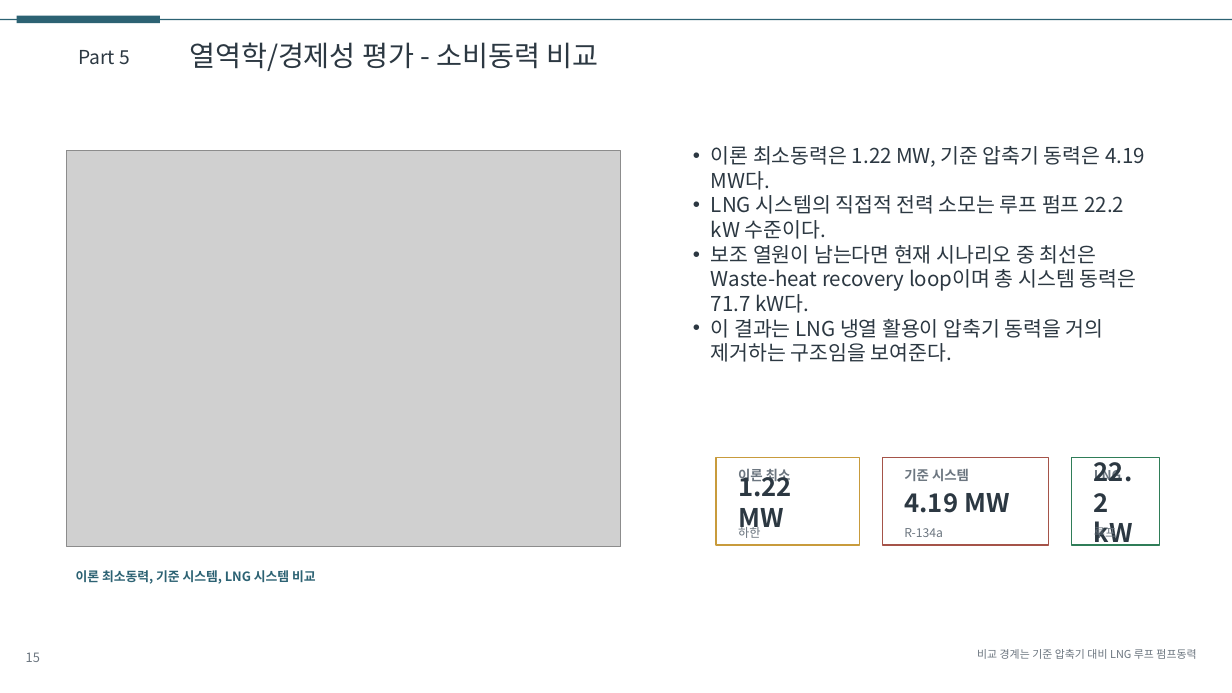
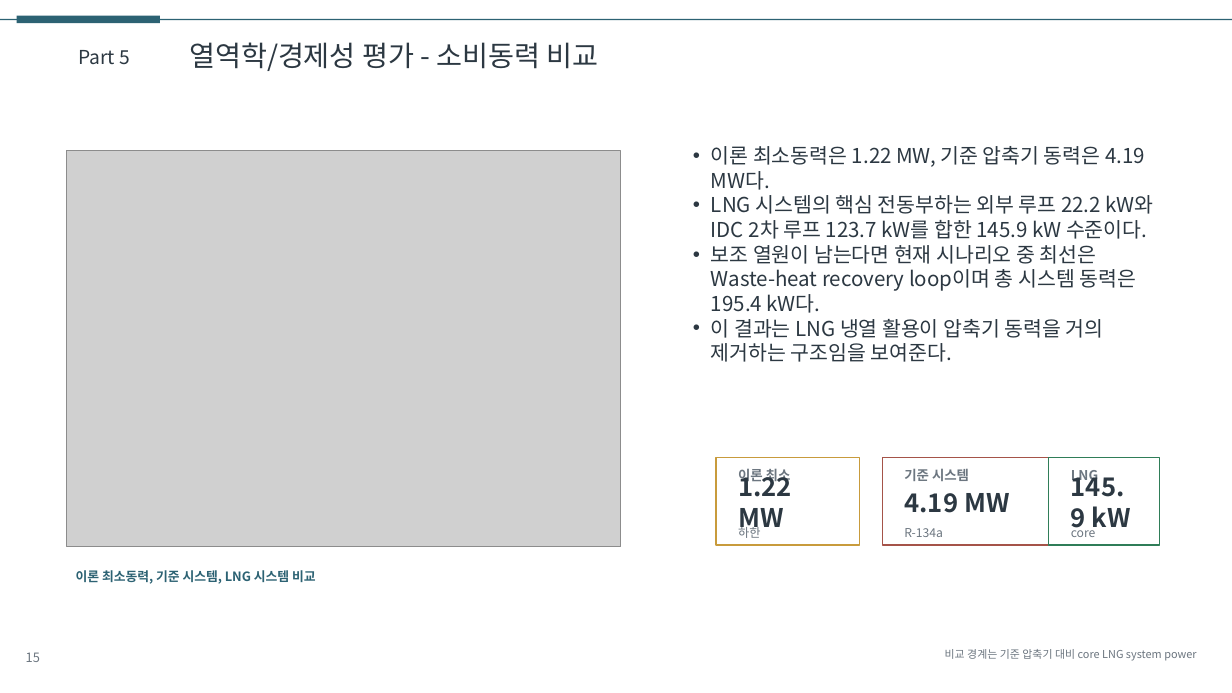
Before and after one commit to CuriousN006/lng-idc-design-study, a slide deck: slide 15 of deliverables/presentation_draft.pptx. Drawn at 1232x693 pixels with LibreOffice and Linux fonts; fonts in the diff are those of the drawing; grey boxes stand for pictures. Boxes give left, top, right and bottom in pixels: in the first picture for what was removed or moved away, otherwise in the second. Text is boxed around its words. In the diff, an @@ line names an element or a change of style, - is before the commit and + after.

```diff
--- a/deliverables/presentation_draft.pptx
+++ b/deliverables/presentation_draft.pptx
@@ text at (x1=711, y1=195, x2=1153, y2=313): text changed @@
-• LNG 시스템의 직접적 전력 소모는 루프 펌프 22.2 kW 수준이다.
-• 보조 열원이 남는다면 현재 시나리오 중 최선은 Waste-heat recovery loop이며 총 시스템 동력은 71.7 kW다.
+• LNG 시스템의 핵심 전동부하는 외부 루프 22.2 kW와 IDC 2차 루프 123.7 kW를 합한 145.9 kW 수준이다.
+• 보조 열원이 남는다면 현재 시나리오 중 최선은 Waste-heat recovery loop이며 총 시스템 동력은 195.4 kW다.
@@ rectangle resized from (x1=1072, y1=457, x2=1160, y2=545) to (x1=1049, y1=457, x2=1160, y2=545) @@
@@ text "LNG" rewrapped from (x1=1094, y1=466, x2=1121, y2=484) to (x1=1071, y1=470, x2=1098, y2=484) @@
@@ text at (x1=1071, y1=470, x2=1131, y2=534): text changed @@
-22.2 kW
+145.9 kW
@@ text at (x1=1071, y1=524, x2=1096, y2=537): text changed @@
-루프
+core
@@ text at (x1=945, y1=649, x2=1196, y2=661): text changed @@
-비교 경계는 기준 압축기 대비 LNG 루프 펌프동력
+비교 경계는 기준 압축기 대비 core LNG system power
```
Also in this commit, not shown: 4 other slides changed, 5 other files.
